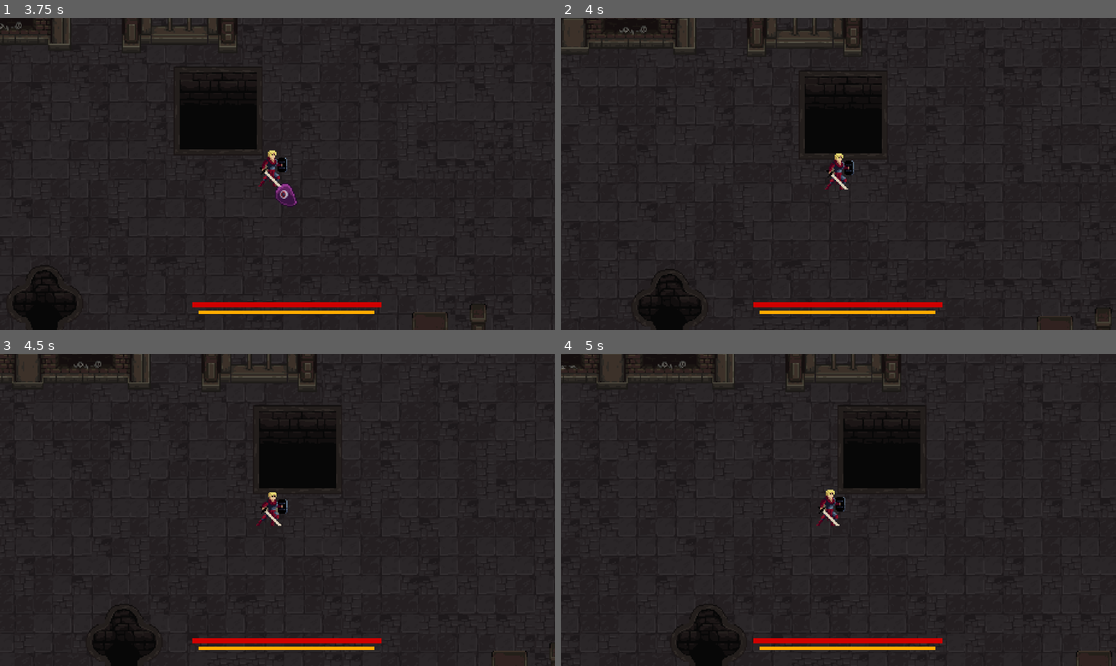
Above: before the commit, frames 1-4 (two rows, left to right).
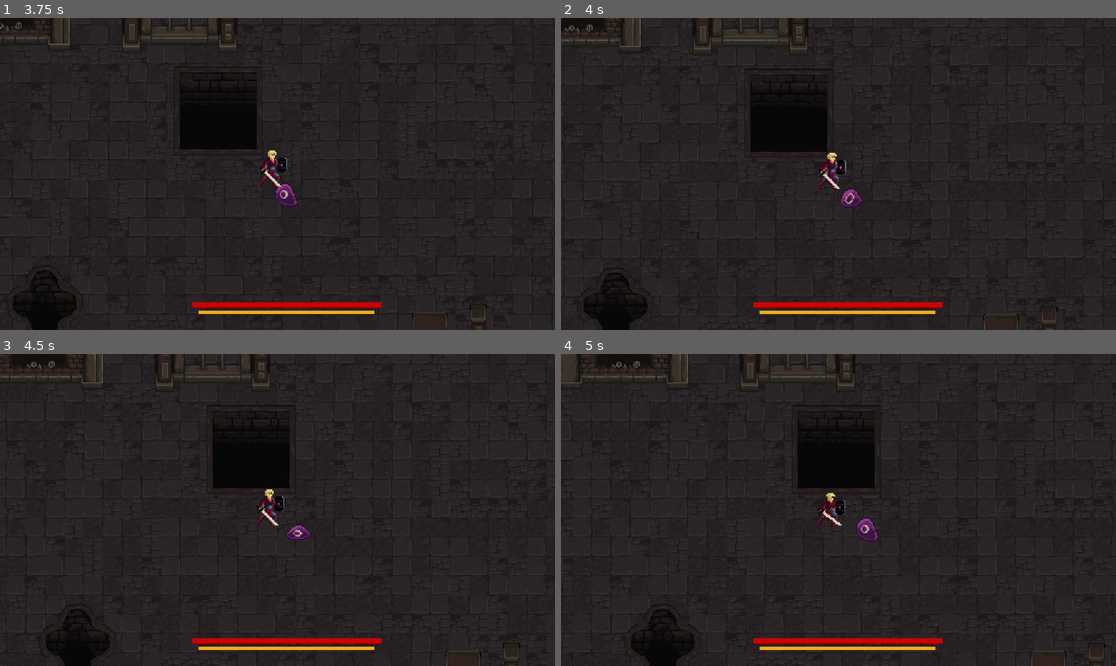
Above: after the commit, the same moments.

Repository: CedrickCuas/OOP_Project
Game: Godot game, scene res://Scenes/game_scene.tscn
Same seed, same stepped clock (60 frames per second), same inputs: the game is played once before the commit and once after it.
Inputs:
- Up to frame 1 (3.75 s): hold D (right) 0.53-1.28 s; hold S (down) 1.28-2.03 s; hold D (right) 2.03-2.78 s; hold W (up) 2.78-3.53 s; hold A (left) from 3.53 s (still down)
- Up to frame 2 (4 s): keep holding A (left)
- Up to frame 3 (4.5 s): keep holding A (left)
- Up to frame 4 (5 s): keep holding A (left)

Frame 1 is identical in both runs. In frame 2, 7.0% of the frame differs, in the area x 0-100%, y 0-100%; in frame 3, 6.1%; in frame 4, 6.2%.

Commit message:
Update purple_slime.tscn

Diff:
--- a/Scenes/purple_slime.tscn
+++ b/Scenes/purple_slime.tscn
@@ -97,7 +97,7 @@
 }]
 
 [sub_resource type="CircleShape2D" id="CircleShape2D_djree"]
-radius = 9.0
+radius = 8.0
 
 [sub_resource type="CircleShape2D" id="CircleShape2D_4sdck"]
 radius = 9.0
@@ -112,7 +112,7 @@
 
 [node name="killzone" parent="." instance=ExtResource("2_4sdck")]
 
-[node name="CollisionShape2D" type="CollisionShape2D" parent="killzone"]
+[node name="KillCollision" type="CollisionShape2D" parent="killzone"]
 shape = SubResource("CircleShape2D_djree")
 
 [node name="RayCast2D_Right" type="RayCast2D" parent="."]
@@ -121,5 +121,5 @@
 [node name="RayCast2D_Left" type="RayCast2D" parent="."]
 target_position = Vector2(-15, 0)
 
-[node name="CollisionShape2D" type="CollisionShape2D" parent="."]
+[node name="ObstacleCollision" type="CollisionShape2D" parent="."]
 shape = SubResource("CircleShape2D_4sdck")
